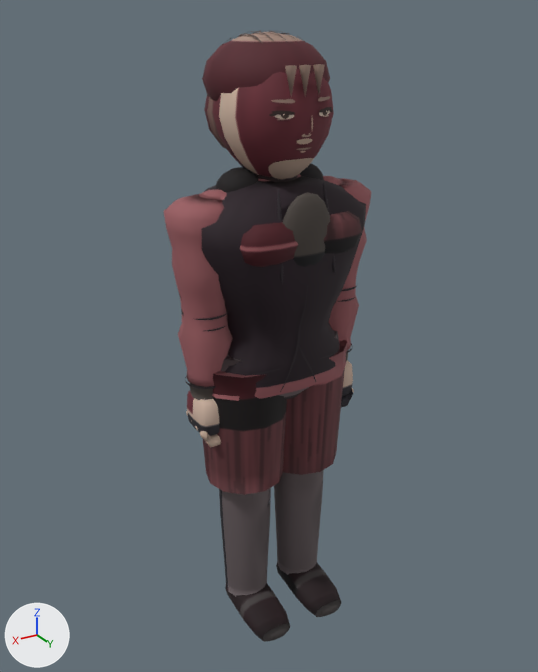
One commit to the glTF model assets/models/grolla_a.glb: the scene before it, then after it.
Rendered twice from a 50 mm lens placed at (1.139, 1.875, 1.946), pointed at (0.002, -0.02, 0.998). Lighting does not change. The marker at lower left points along +X, +Y and +Z. The first picture is the older version. Vertices at exactly the same position are counted once.

Objects in the first picture: 'Body'.
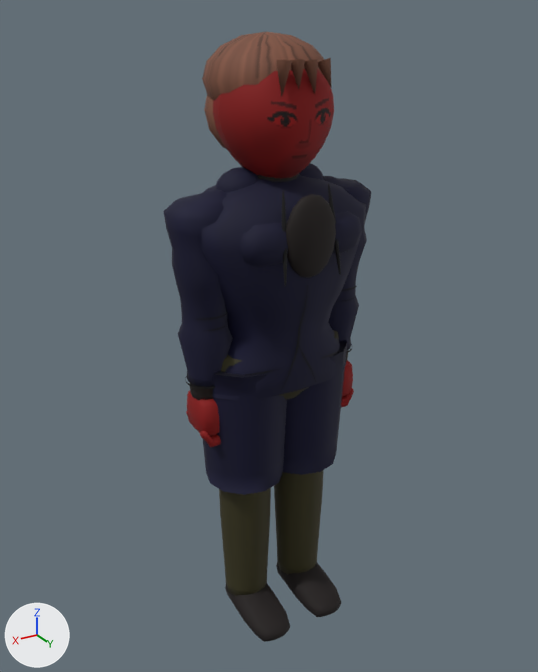
The edits, one by one:
me_mesh_0 is used by ob_body; location (0.0, 0.0, 0.0).
me_mesh_0 had 4831 vertices, 8756 faces and spanned x -0.34..0.34, y -0.21..0.23, z -0.03..1.91.
me_mesh_0 now has 3926 vertices, 7366 faces and spans x -0.34..0.34, y -0.21..0.23, z -0.03..1.91.
me_mesh_0 part 1: the loose piece of 7 vertices spanning x -0.06..-0.03, y 0.14..0.17, z 1.75..1.83 is multiplied about its middle by the matrix ((0.972, 0.014, 0.34), (0.005, 1.028, -0.057), (-0.341, 0.056, 0.97)), then moved by (-0.03, 0.0, 0.01).
me_mesh_0 part 2: the loose piece of 7 vertices spanning x 0.03..0.06, y 0.14..0.17, z 1.75..1.83 is scaled about its middle by (1.23, 1.31, 1.11), then moved by (-0.07, -0.01, 0.01).
me_mesh_0 part 3: the loose piece of 7 vertices spanning x -0.02..0.02, y 0.14..0.17, z 1.75..1.83 is moved by (0.02, -0.01, 0.01).
me_mesh_0 part 4: the loose piece of 7 vertices spanning x 0.03..0.06, y 0.14..0.17, z 1.75..1.83 is copied, and the copy is moved by (0.02, -0.01, 0.01); it spans x 0.04..0.08, y 0.13..0.17, z 1.75..1.84.
me_mesh_0 part 5: 18 loose pieces with 774 vertices, spanning x -0.1..0.1, y 0.15..0.18, z 1.6..1.75, are deleted.
me_mesh_0 part 6: 53 vertices moved from x -0.14..0.14, y -0.14..0.21, z 1.26..1.81 to x -0.14..0.14, y -0.14..0.22, z 1.26..1.81; 634 vertices removed from x -0.16..0.16, y -0.2..0.21, z 1.25..1.91; 496 vertices added at x -0.17..0.17, y -0.17..0.23, z 1.25..1.88.
me_mesh_0 part 7: 6243 kept faces spanning x -0.34..0.34, y -0.21..0.23, z -0.03..1.91 get new vertex colours.
Other edits to the shape of me_mesh_0 do not show in these pictures.

Boxes [x1, y1, x2, y2] around the edits, measured in the pictures (538 x 672 px; the box of a moved part takes in the faces that stretch with it):
'Body', reshaped: before [164, 30, 371, 642]; after [164, 32, 371, 642]
part 1 of me_mesh_0, moved or reshaped: before [313, 64, 325, 95]; after [318, 58, 331, 87]
part 2 of me_mesh_0, moved or reshaped: before [285, 65, 297, 97]; after [304, 59, 318, 94]
part 3 of me_mesh_0, moved or reshaped: before [299, 65, 311, 96]; after [290, 59, 305, 89]
part 4 of me_mesh_0, added: after [276, 60, 292, 97]
part 5 of me_mesh_0, deleted: before [269, 97, 333, 153]
part 6 of me_mesh_0, moved or reshaped: before [212, 30, 335, 283]; after [213, 69, 341, 287]
part 7 of me_mesh_0, recoloured (darker): [164, 32, 371, 642] in both
